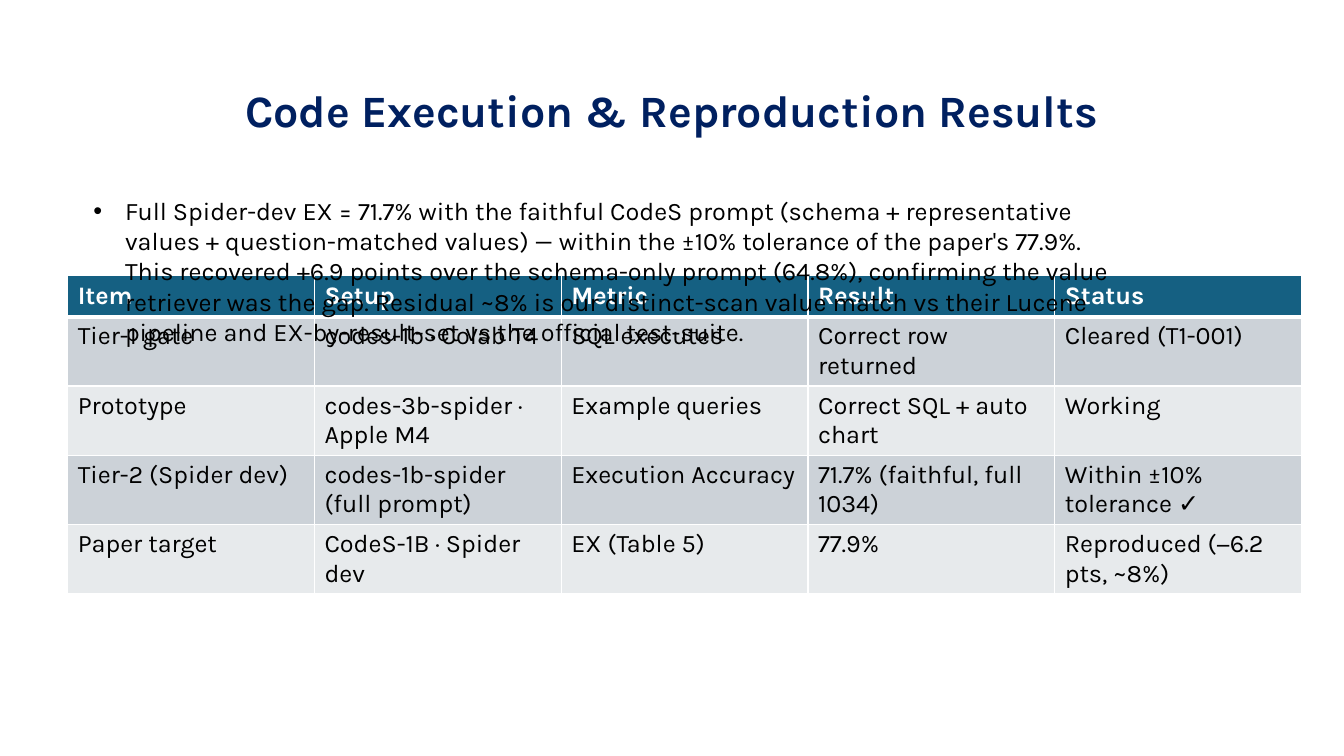
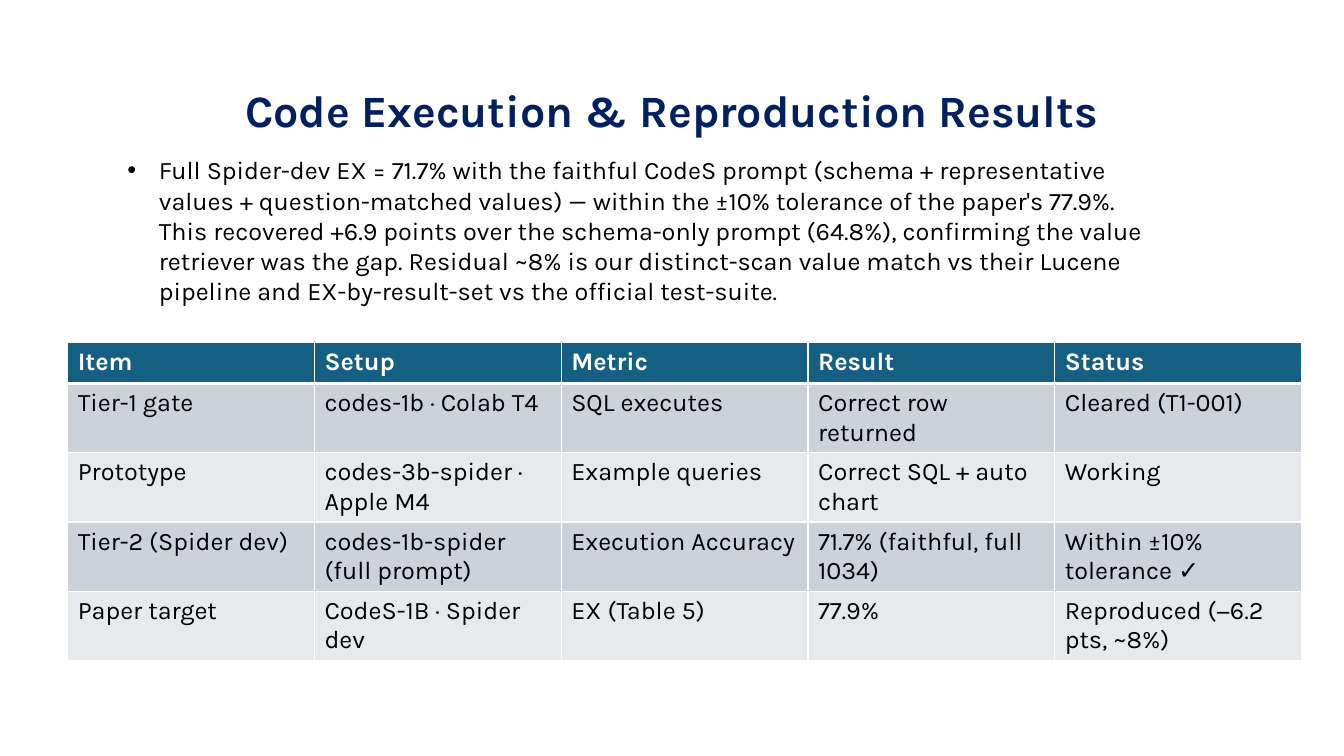
Before and after one commit to jayakanthh/QueryGenie, a slide deck: slide 6 of docs/reviews/Review2_QueryGenie.pptx. Drawn at 1344x756 pixels with LibreOffice and Linux fonts; fonts in the diff are those of the drawing; background and template pictures are left out. Boxes give left, top, right and bottom in pixels: in the first picture for what was removed or moved away, otherwise in the second. Text is boxed around its words. In the diff, an @@ line names an element or a change of style, - is before the commit and + after.

```diff
--- a/docs/reviews/Review2_QueryGenie.pptx
+++ b/docs/reviews/Review2_QueryGenie.pptx
@@ text "Full Spider-dev EX = 71.7% ...": place and size @@
-text "Full Spider-dev EX = 71.7% ..." at (125, 202, 1108, 347)
+text "Full Spider-dev EX = 71.7% ..." at (159, 161, 1142, 306)
@@ table: place and size @@
-table at (68, 276, 1303, 592)
+table at (68, 343, 1303, 658)
```
Also in this commit, not shown: 6 other slides changed, 3 other files.
